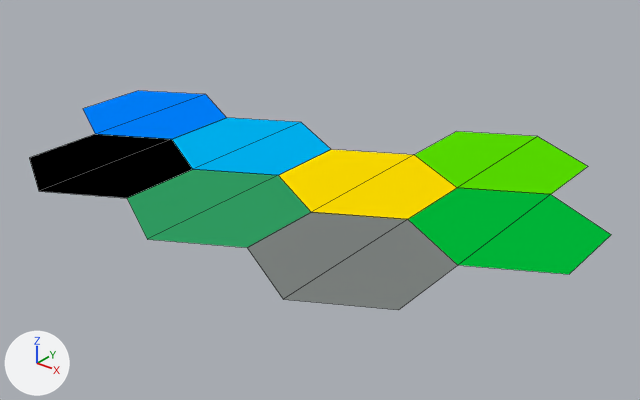
The Blender file Tiles.blend, before and after one commit.
Before and after are seen from a 50 mm lens placed at (5.36, -7.55, 4.24), pointed at (-0.64, -0.05, -0.41). Arrows for +X, +Y and +Z are at lower left; the lights stay in place. Mesh edges are drawn as thin lines.

Objects in the first picture: 'DesertTile', 'ForestTile', 'HillTile', 'MeadowsTile', 'MountTainTile', 'OceanTile', 'Road', 'WaterTile'.
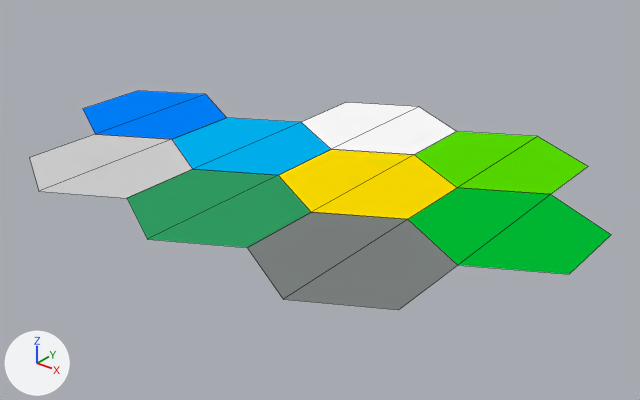
What differs and where, as boxes (x1, y1, x2, y2) in the pictures (640 x 400 px):
'MountTainTile', surface changed (black to grey)
    both: (29, 134, 192, 198)
'SnowTile', added
    after: (302, 102, 457, 155)
part 2 of me_circle_004, surface changed
    both: (127, 169, 311, 248)
part 3 of me_circle_003, surface changed
    both: (83, 91, 227, 139)
part 4 of me_circle_002, surface changed
    both: (415, 132, 588, 194)
part 5 of me_circle_033, surface changed
    both: (172, 118, 331, 175)
part 6 of me_circle_001, surface changed
    both: (278, 149, 457, 219)

What the commit changed:
Picture 'TileColors' (img_tilecolors) is new.
Material 'Material' (mat_material) changes its picture from img_310px_color_circle__hue_sat__png to img_tilecolors.
me_circle_005 has 6 vertices, 2 faces and spans x -0.9..0.9, y -1.0..1.0, z 0.0.
me_circle_005 is used by ob_mounttaintile; location (-2.7, -1.5, 0.0).
me_circle_005 part 1: texture (UV) coordinates of 2 of 2 faces, centred in x -0.45..0.45, y 0.0, z 0.0, changed; they spanned u 0.89..0.89, v 0.08..0.08 and now span u 0.88..0.93, v 0.01..0.05.
me_circle_004 has 6 vertices, 2 faces and spans x -0.9..0.9, y -1.0..1.0, z 0.0.
me_circle_004 is used by ob_hilltile; location (-0.9, -1.5, 0.0).
me_circle_004 part 2: texture (UV) coordinates of 2 of 2 faces, centred in x -0.45..0.45, y 0.0, z 0.0, changed; they spanned u 0.61..0.61, v 0.34..0.34 and now span u 0.8..0.85, v 0.01..0.06.
me_circle_003 has 6 vertices, 2 faces and spans x -0.9..0.9, y -1.0..1.0, z 0.0.
me_circle_003 is used by ob_oceantile; location (-3.6, 0.0, 0.0).
me_circle_003 part 3: texture (UV) coordinates of 2 of 2 faces, centred in x -0.45..0.45, y 0.0, z 0.0, changed; they spanned u 0.17..0.17, v 0.23..0.23 and now span u 0.37..0.42, v 0.01..0.06.
me_circle_002 has 6 vertices, 2 faces and spans x -0.9..0.9, y -1.0..1.0, z 0.0.
me_circle_002 is used by ob_meadowstile; location (0.9, 1.5, 0.0).
me_circle_002 part 4: texture (UV) coordinates of 2 of 2 faces, centred in x -0.45..0.45, y 0.0, z 0.0, changed; they spanned u 0.85..0.85, v 0.42..0.42 and now span u 0.58..0.63, v 0.01..0.06.
me_circle_033 has 6 vertices, 2 faces and spans x -0.9..0.9, y -1.0..1.0, z 0.0.
me_circle_033 is used by ob_watertile; location (-1.8, 0.0, 0.0).
me_circle_033 part 5: texture (UV) coordinates of 2 of 2 faces, centred in x -0.45..0.45, y 0.0, z 0.0, changed; they spanned u 0.24..0.24, v 0.2..0.2 and now span u 0.44..0.49, v 0.01..0.06.
me_circle_001 has 6 vertices, 2 faces and spans x -0.9..0.9, y -1.0..1.0, z 0.0.
me_circle_001 is used by ob_deserttile; location (0.0, 0.0, 0.0).
me_circle_001 part 6: texture (UV) coordinates of 2 of 2 faces, centred in x -0.45..0.45, y 0.0, z 0.0, changed; they spanned u 0.9..0.9, v 0.67..0.67 and now span u 0.51..0.56, v 0.01..0.06.
Mesh me_circle_006 is new.
It has 6 vertices, 2 faces and spans x -0.9..0.9, y -1.0..1.0, z 0.0.
It uses material mat_material (picture img_tilecolors).
Object 'SnowTile' (ob_snowtile) is new; it shows me_circle_006.
Its location is (-0.9, 1.5, 0.0).
